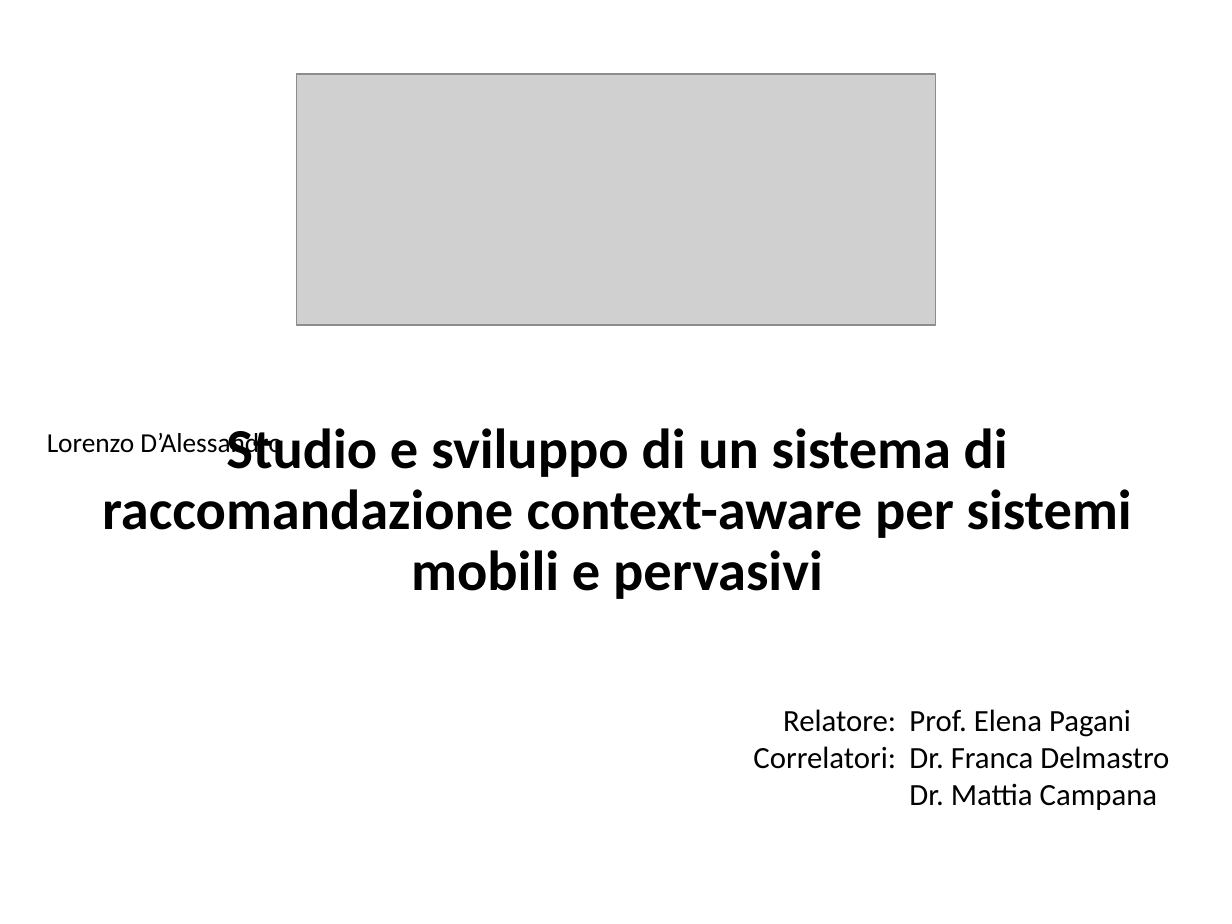
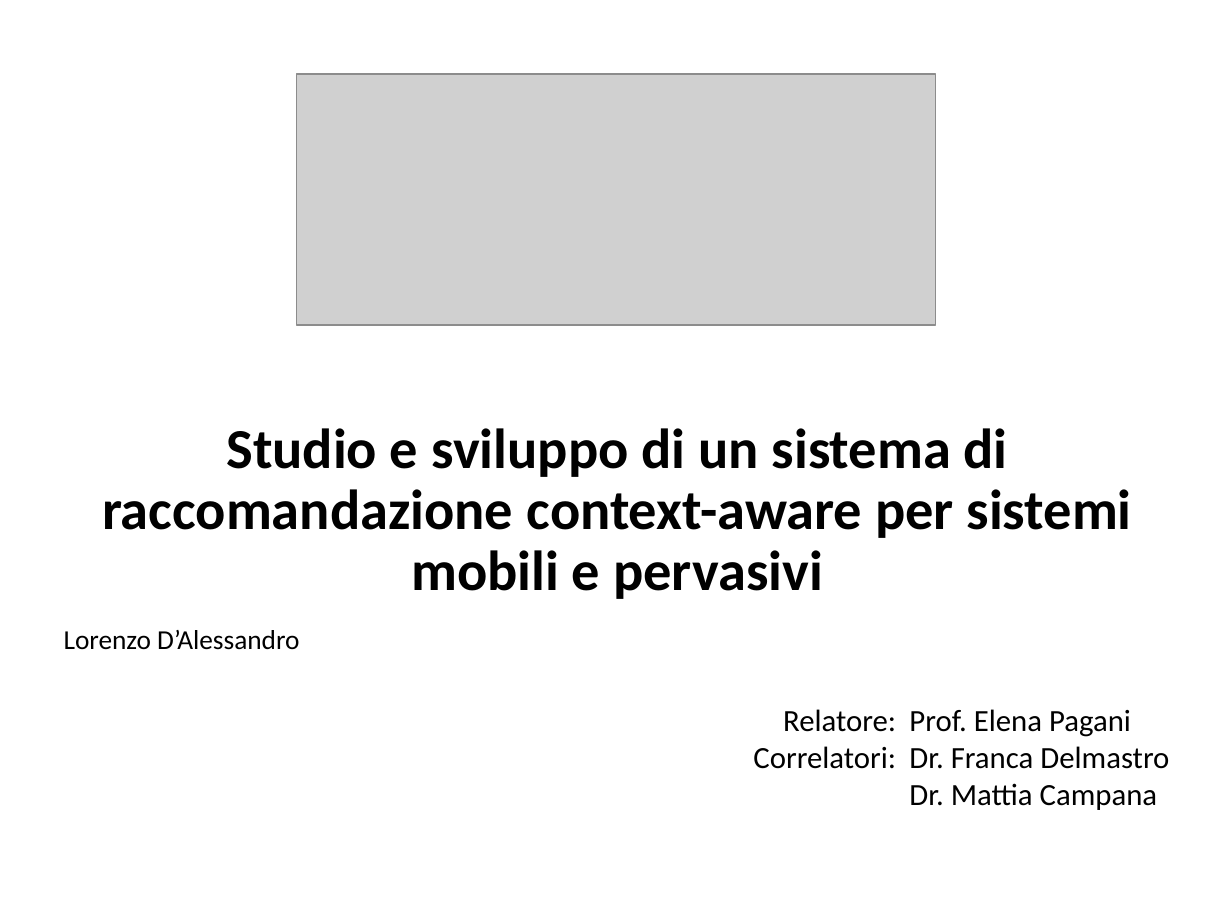
Before and after one commit to CriptHunter/tesi, a slide deck: slide 1 of presentazione/presentazione.pptx. Drawn at 1232x924 pixels with LibreOffice and Linux fonts; fonts in the diff are those of the drawing; grey boxes stand for pictures. Boxes give left, top, right and bottom in pixels: in the first picture for what was removed or moved away, otherwise in the second. Text is boxed around its words. In the diff, an @@ line names an element or a change of style, - is before the commit and + after.

```diff
--- a/presentazione/presentazione.pptx
+++ b/presentazione/presentazione.pptx
@@ subtitle "Lorenzo D’Alessandro" rewrapped from (x1=47, y1=431, x2=282, y2=459) to (x1=64, y1=630, x2=299, y2=650) @@
```
Also in this commit, not shown: 2 other slides changed.
